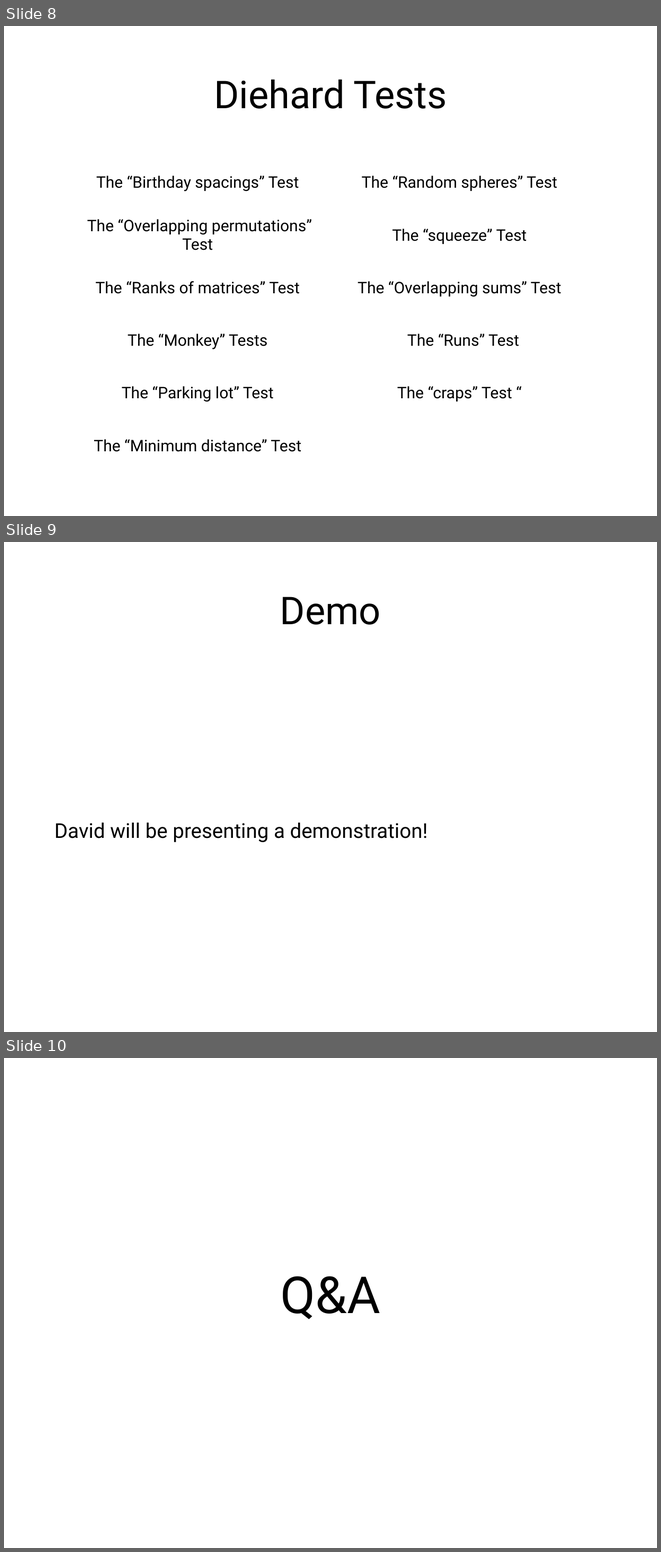
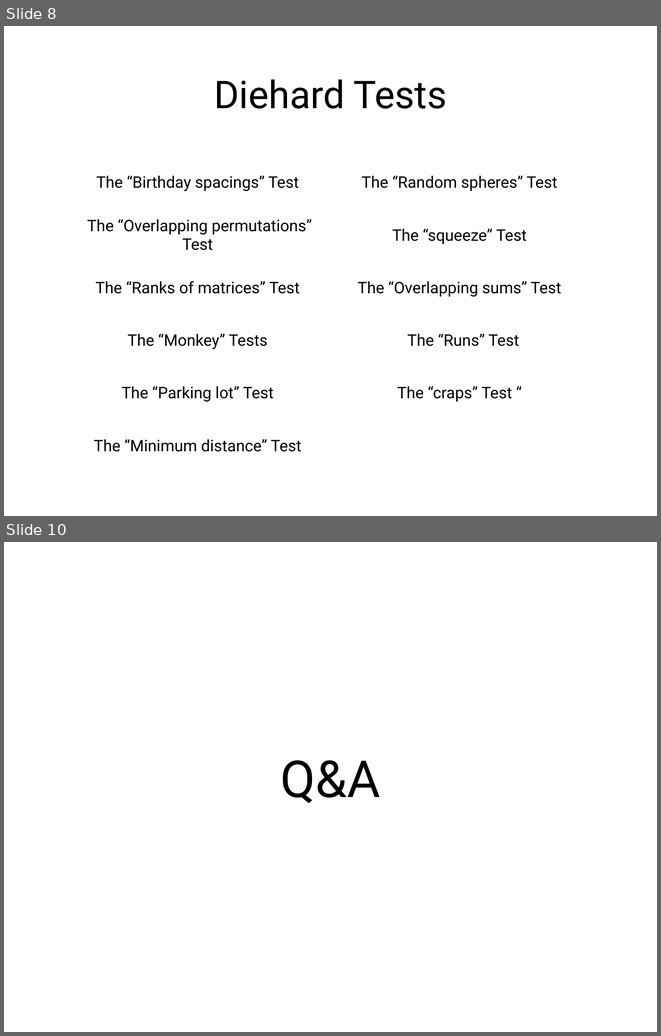
Before and after one commit to drake-smu/MainFrame_7349, a slide deck: reports/presentation.pptx. Shown one above the other, each under a label of ours: slides 8, 9 and 10 before the commit, slides 8 and 10 after it; the slides between them are not shown. The pictures are 661x1552 and 661x1036 pixels, drawn with LibreOffice and Linux fonts; fonts in the diff are those of the drawing. Boxes give left, top, right and bottom in pixels: in the first picture for what was removed or moved away, otherwise in the second. Text is boxed around its words. In the diff, an @@ line names an element or a change of style, - is before the commit and + after.

```diff
--- a/reports/presentation.pptx
+++ b/reports/presentation.pptx
@@ slide 9 removed at <box>4,542,657,1032</box>, background #FFFFFF @@
@@ title removed at <box>280,597,381,625</box> @@
-Demo
@@ text removed at <box>54,822,428,842</box> @@
-David will be presenting a demonstration!
```
Also in this commit, not shown: 1 slide changed, 1 slide added.
